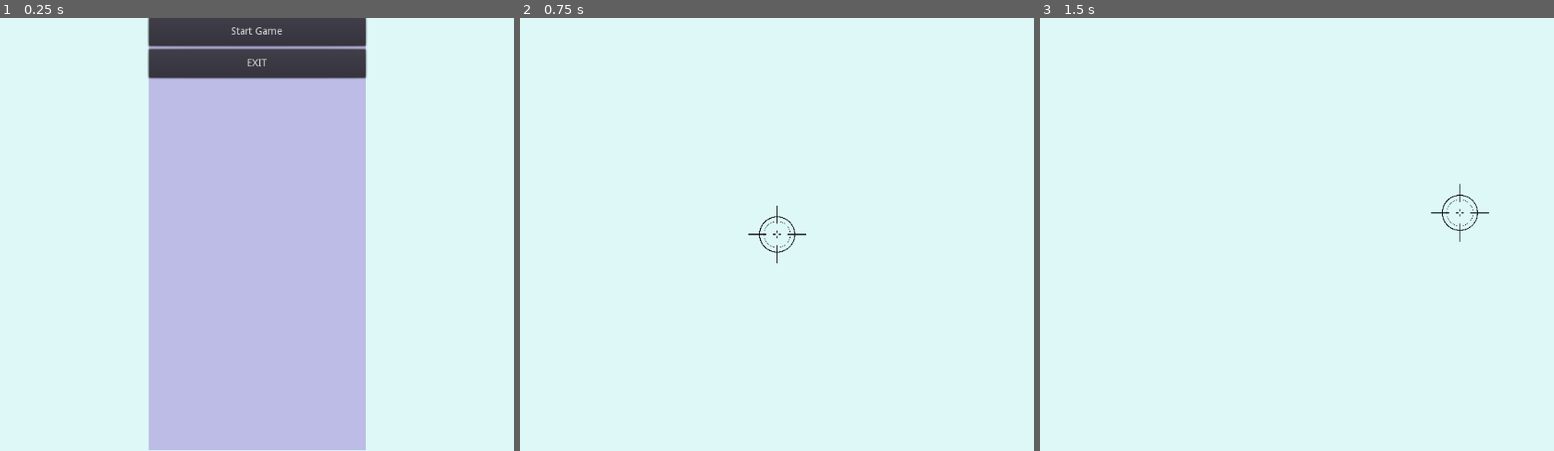
Above: before the commit, frames 1-3 (left to right).
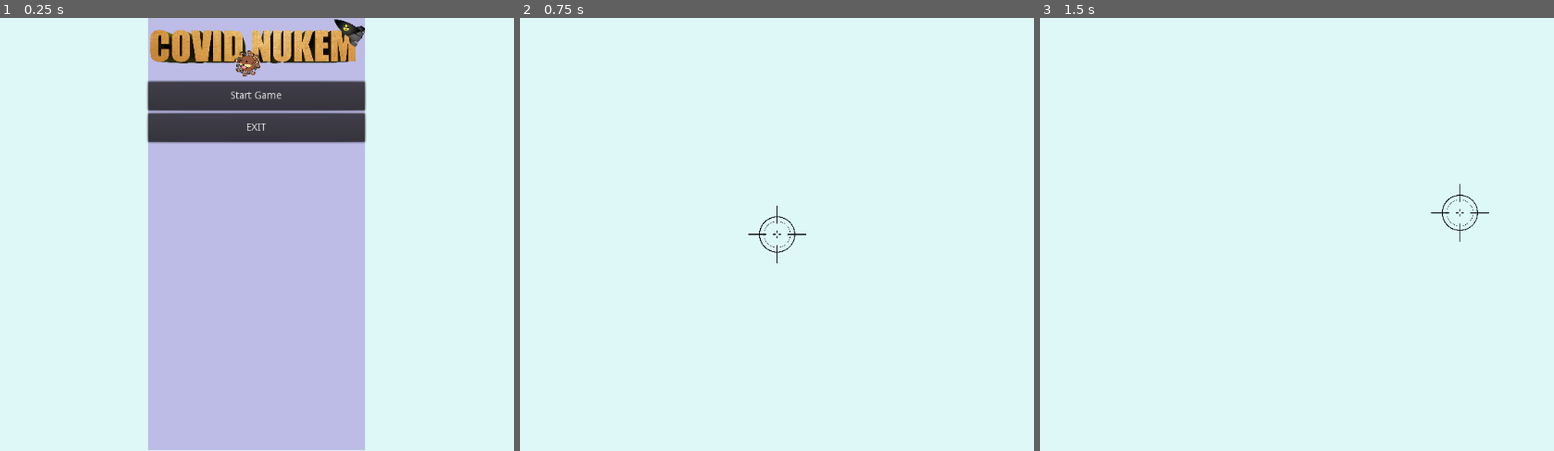
Above: after the commit, the same moments.

Repository: matekagan/covid_nukem
Game: Godot game, scene res://main_menu.tscn
Two runs of this game, one before a commit and one after it. Both use one fixed random seed, a clock stepped at 60 frames per second and the inputs below.
Inputs (mouse positions are in pixels of both pictures, inside the frame that each line leads up to):
- Up to frame 1 (0.25 s): no input
- Up to frame 2 (0.75 s): click "Start Game" at 0.5 s
- Up to frame 3 (1.5 s): tap Enter at 1.25 s; move the mouse to (1461, 212) at 1.27 s

The runs differ from the first frame. In frame 1, 12% of the frame differs, in the area x 28-72%, y 0-100%; in frame 2, nothing differs; in frame 3, nothing differs.

Commit message:
Added smaller logo to main menu

Diff:
--- a/Covid_Nukem/main_menu.tscn
+++ b/Covid_Nukem/main_menu.tscn
@@ -1,6 +1,7 @@
-[gd_scene load_steps=2 format=2]
+[gd_scene load_steps=3 format=2]
 
 [ext_resource path="res://main_menu.gd" type="Script" id=1]
+[ext_resource path="res://sprites/logo_small.png" type="Texture" id=2]
 
 [node name="main_menu" type="Control"]
 anchor_right = 1.0
@@ -10,10 +11,8 @@
 [node name="HBox" type="HBoxContainer" parent="."]
 anchor_right = 1.0
 anchor_bottom = 1.0
-margin_left = 1.10803
-margin_top = -0.891968
-margin_right = 1.10803
-margin_bottom = -0.891968
+margin_top = -0.902527
+margin_bottom = -0.902527
 alignment = 1
 
 [node name="MainContainer" type="MarginContainer" parent="HBox"]
@@ -31,15 +30,21 @@
 margin_right = 300.0
 margin_bottom = 600.0
 
+[node name="TextureRect" type="TextureRect" parent="HBox/MainContainer/VBox"]
+margin_right = 300.0
+margin_bottom = 85.0
+texture = ExtResource( 2 )
+
 [node name="Start" type="Button" parent="HBox/MainContainer/VBox"]
+margin_top = 89.0
 margin_right = 300.0
-margin_bottom = 40.0
+margin_bottom = 129.0
 rect_min_size = Vector2( 0, 40 )
 text = "Start Game"
 
 [node name="Exit" type="Button" parent="HBox/MainContainer/VBox"]
-margin_top = 44.0
+margin_top = 133.0
 margin_right = 300.0
-margin_bottom = 84.0
+margin_bottom = 173.0
 rect_min_size = Vector2( 0, 40 )
 text = "EXIT"
Not shown, added: Covid_Nukem/sprites/bomb.png.import
Not shown, added: Covid_Nukem/sprites/logo.png.import
Binary file added: Covid_Nukem/sprites/logo_small.png
Not shown, added: Covid_Nukem/sprites/logo_small.png.import
Not shown, added: Covid_Nukem/sprites/virus.png.import
